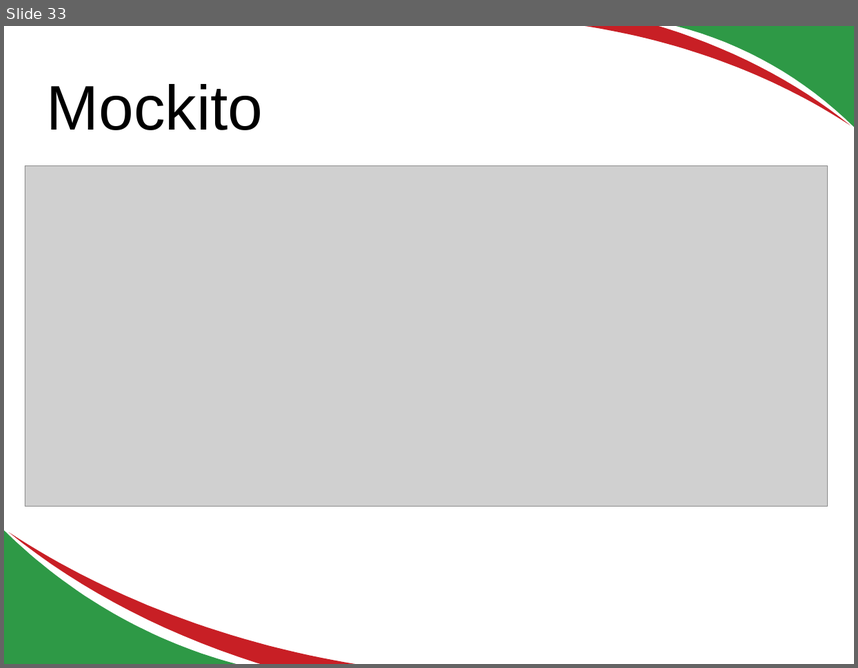
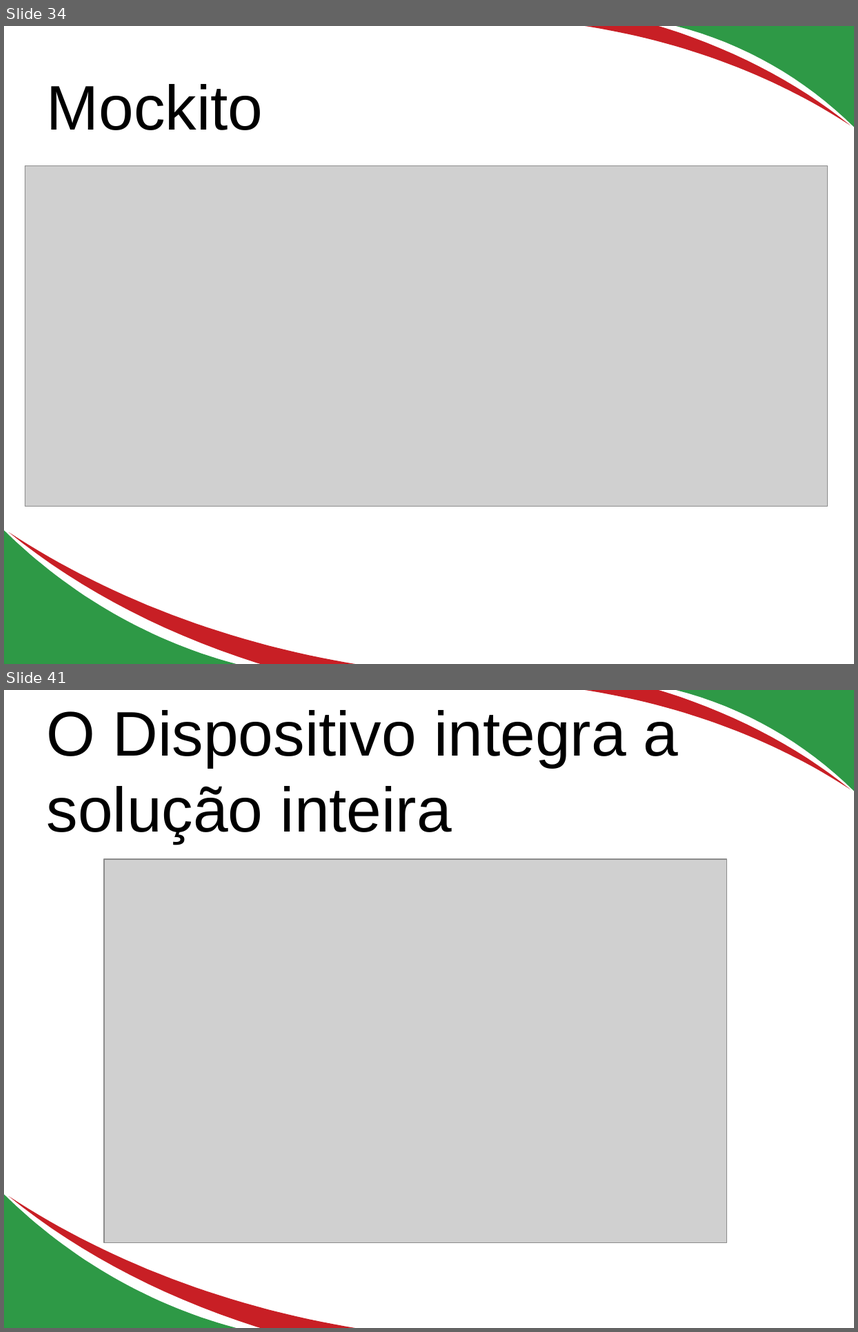
Before and after one commit to edusantana/testes-em-java-parte1, a slide deck: docs/Testes em java.odp. Shown one above the other, each under a label of ours: slide 33 before the commit, slides 34 and 41 after it; the slides between them are not shown. The pictures are 858x668 and 858x1332 pixels, drawn with LibreOffice and Linux fonts; fonts in the diff are those of the drawing; grey boxes stand for pictures. Boxes give left, top, right and bottom in pixels: in the first picture for what was removed or moved away, otherwise in the second. Text is boxed around its words. In the diff, an @@ line names an element or a change of style, - is before the commit and + after.

```diff
--- a/docs/Testes em java.odp
+++ b/docs/Testes em java.odp
@@ slide 41 added at (4, 690, 854, 1328), background #FFFFFF; not listed: 4 template elements that a slide beside it also shows @@
@@ title added at (47, 706, 679, 843), 58.7 pt, text #000000 @@
+O Dispositivo integra a solução inteira
@@ picture added at (104, 859, 727, 1242) @@
@@ what was slide 33 is now slide 34 @@
```
Also in this commit, not shown: 3 slides changed, 10 other slides added, 1 slide removed, 3 other files.
